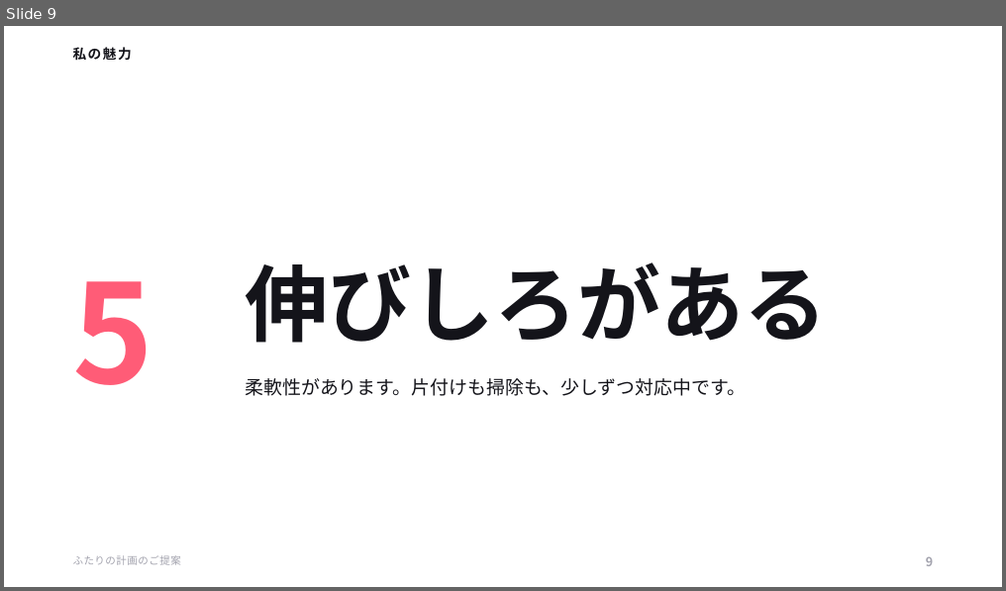
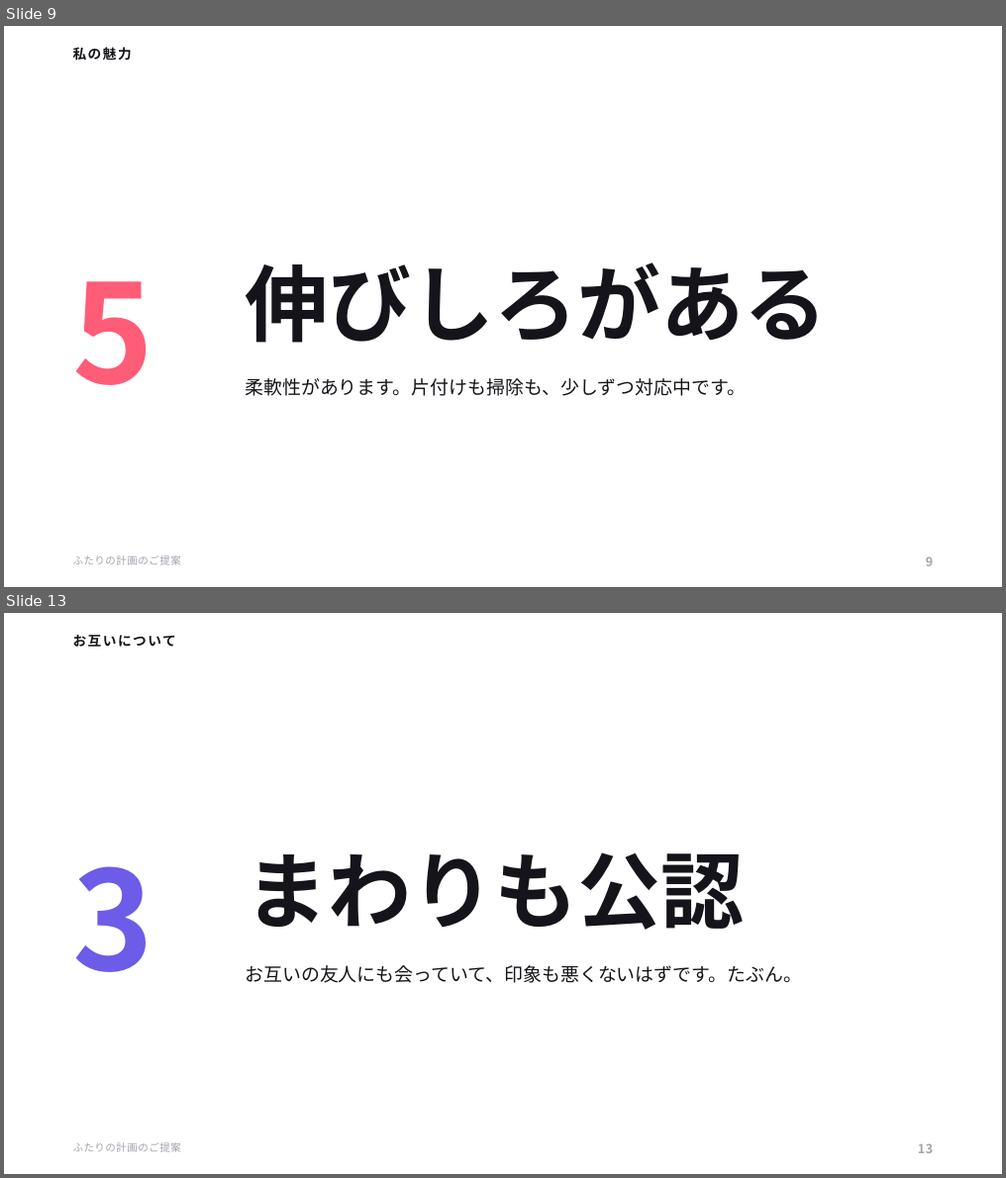
Before and after one commit to ayaka1933-glitch/portfolio, a slide deck: proposal/ふたりの計画のご提案.pptx. Shown one above the other, each under a label of ours: slide 9 before the commit, slides 9 and 13 after it; the slides between them are not shown. The pictures are 1006x591 and 1006x1178 pixels, drawn with LibreOffice and Linux fonts; fonts in the diff are those of the drawing. Boxes give left, top, right and bottom in pixels: in the first picture for what was removed or moved away, otherwise in the second. Text is boxed around its words. In the diff, an @@ line names an element or a change of style, - is before the commit and + after.

```diff
--- a/proposal/ふたりの計画のご提案.pptx
+++ b/proposal/ふたりの計画のご提案.pptx
@@ slide 13 added at <box>4,613,1002,1174</box>, background #FFFFFF @@
@@ text added at <box>73,635,175,647</box>, 13 pt, text #14141A, bold @@
+お互いについて
@@ text added at <box>73,866,154,972</box>, 132 pt, text #6C5CE7, bold @@
+3
@@ text added at <box>245,853,744,930</box>, 80 pt, text #14141A, bold @@
+まわりも公認
@@ text added at <box>245,965,802,983</box>, 18 pt, text #14141A @@
+お互いの友人にも会っていて、印象も悪くないはずです。たぶん。
@@ text added at <box>73,1143,181,1153</box>, 10 pt, text #A3A3AE @@
+ふたりの計画のご提案
@@ text added at <box>918,1144,933,1154</box>, 12 pt, text #A3A3AE, bold @@
+13
```
Also in this commit, not shown: 10 slides changed, 3 other slides added, 4 other files.
